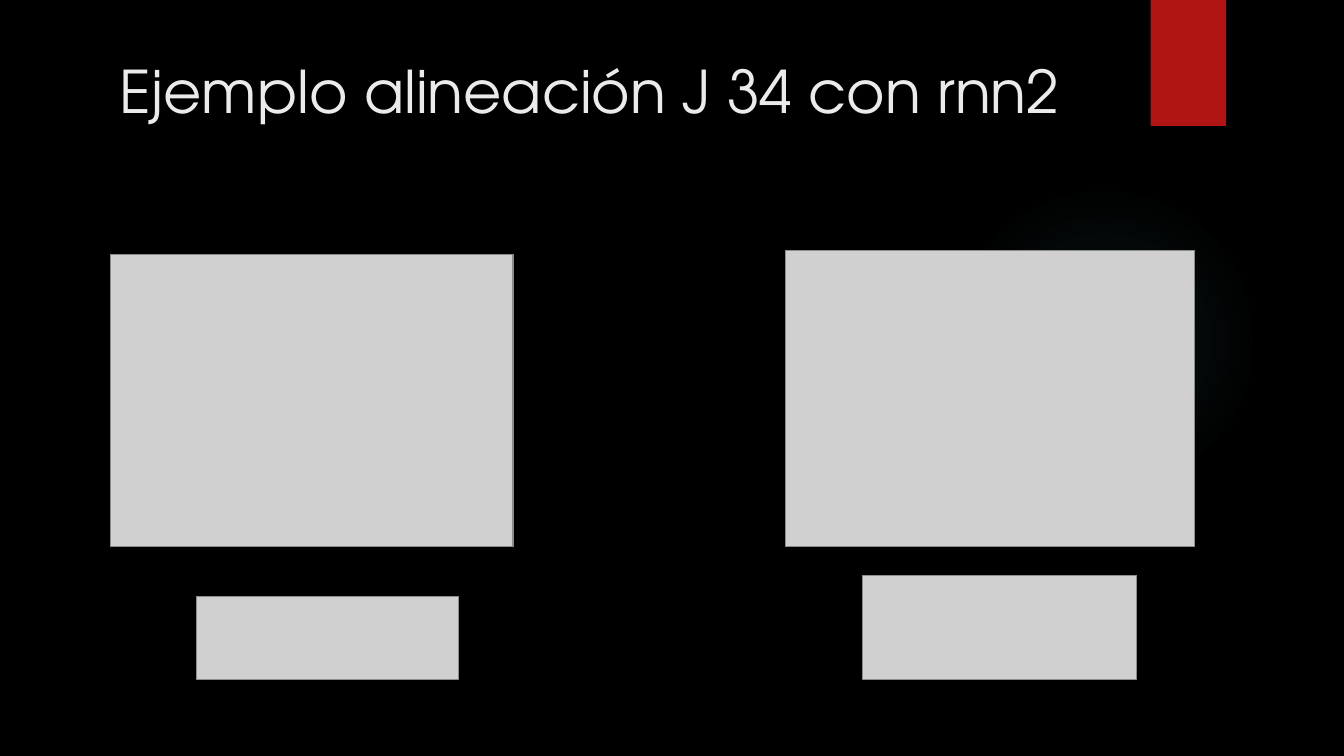
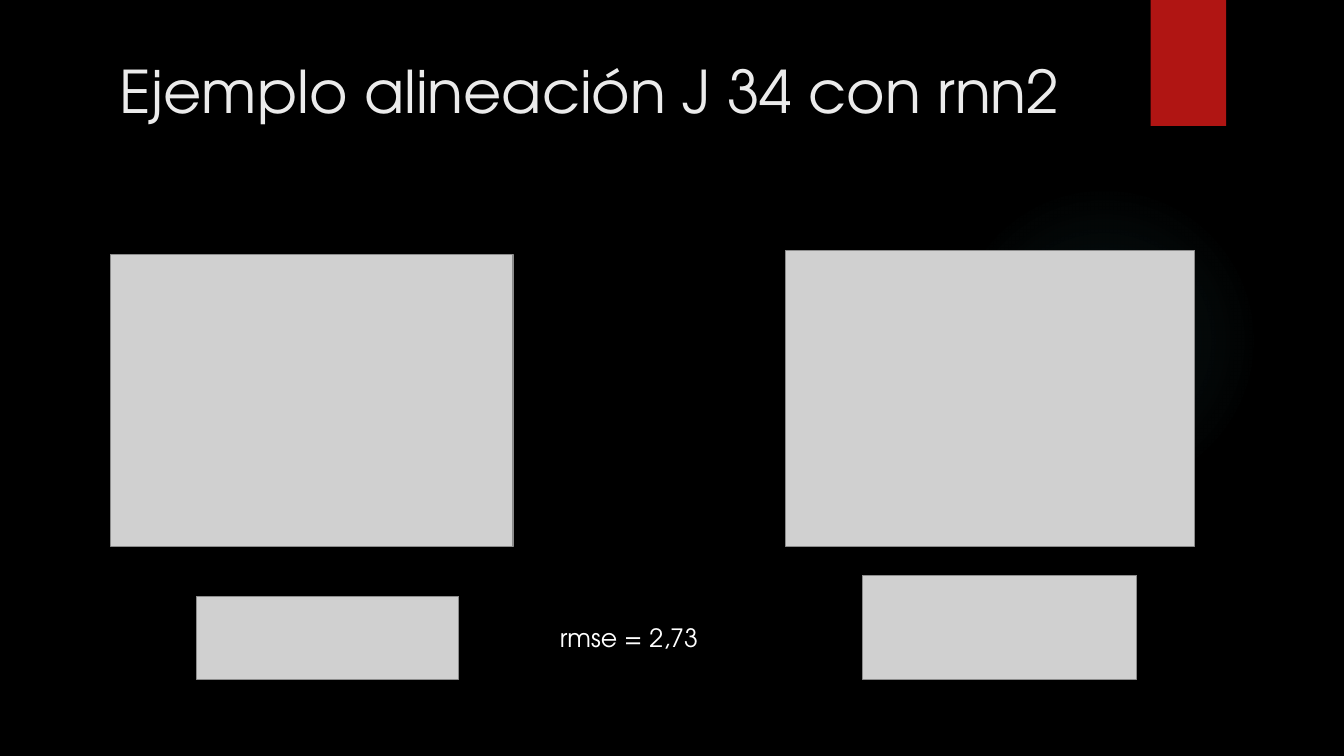
Before and after one commit to Gobuub/Proyecto-Final-Bootcamp, a slide deck: slide 14 of ML_Project.pptx. Drawn at 1344x756 pixels with LibreOffice and Linux fonts; fonts in the diff are those of the drawing; grey boxes stand for pictures; background and template pictures are left out. Boxes give left, top, right and bottom in pixels: in the first picture for what was removed or moved away, otherwise in the second. Text is boxed around its words. In the diff, an @@ line names an element or a change of style, - is before the commit and + after.

```diff
--- a/ML_Project.pptx
+++ b/ML_Project.pptx
@@ text added at (560,628,698,649), 18 pt, text #FFFFFF @@
+rmse = 2,73
```
Also in this commit, not shown: 1 other slide changed, 1 other file.
